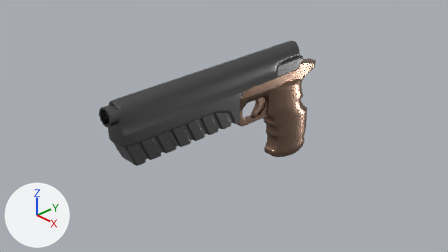
Renders of the Blender file Assets/Models/Gun/gun.blend from each side of a commit.
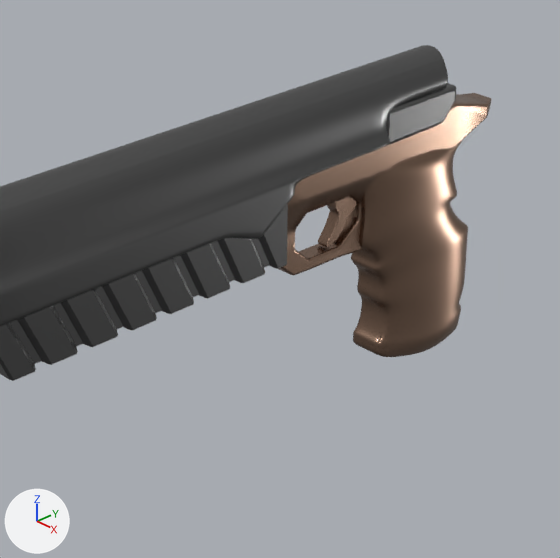
Each version is shown from the file's camera 'Camera', then close up on the part from 30% to 76% of the width and 9% to 92% of the height. Lighting does not change. The marker at lower left points along +X, +Y and +Z.
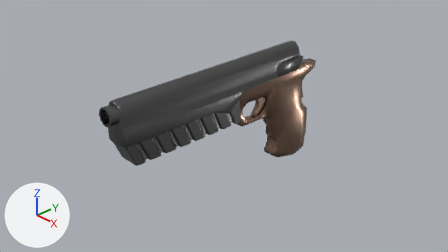
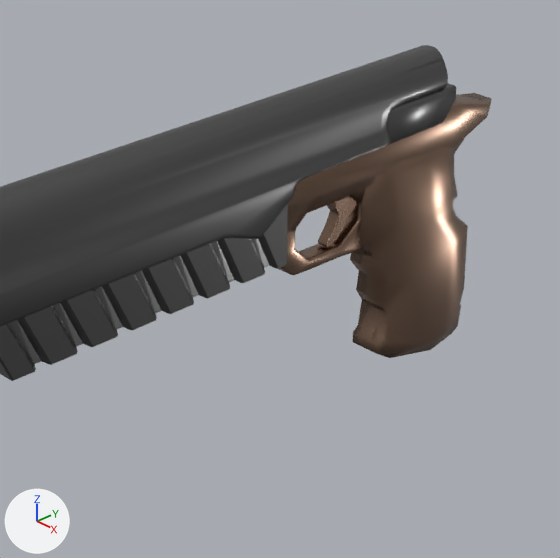
What differs and where, as boxes (x1, y1, x2, y2) in the close-ups (560 x 558 px):
'Handle', modifiers changed
    before: (351, 141, 468, 357)
    after: (350, 139, 468, 358)

Diff of the bpy script that builds the scene:
```diff
--- a/Assets/Models/Gun/gun.blend.py
+++ b/Assets/Models/Gun/gun.blend.py
@@ ob_handle @@
 _m = ob_handle.modifiers.new('Subdivision', 'SUBSURF')
 _m.render_levels = 3
+_m = ob_handle.modifiers.new('Decimate', 'DECIMATE')
+_m.ratio = 0.0269
@@ ob_cube @@
 _m = ob_cube.modifiers.new('Subdivision', 'SUBSURF')
 _m.levels = 2
+_m = ob_cube.modifiers.new('Decimate', 'DECIMATE')
+_m.ratio = 0.0952
@@ ob_cube_001 @@
 _m = ob_cube_001.modifiers.new('Bevel', 'BEVEL')
 _m.angle_limit = 0.291
+_m = ob_cube_001.modifiers.new('Decimate', 'DECIMATE')
+_m.ratio = 0.252
@@ ob_cube_002 @@
 _m = ob_cube_002.modifiers.new('Bevel', 'BEVEL')
 _m.segments = 3
+_m = ob_cube_002.modifiers.new('Decimate', 'DECIMATE')
+_m.ratio = 0.34
@@ ob_cube_003 @@
 _m = ob_cube_003.modifiers.new('Bevel', 'BEVEL')
 _m.width_pct = 0.027
+_m = ob_cube_003.modifiers.new('Decimate', 'DECIMATE')
+_m.ratio = 0.626
```
